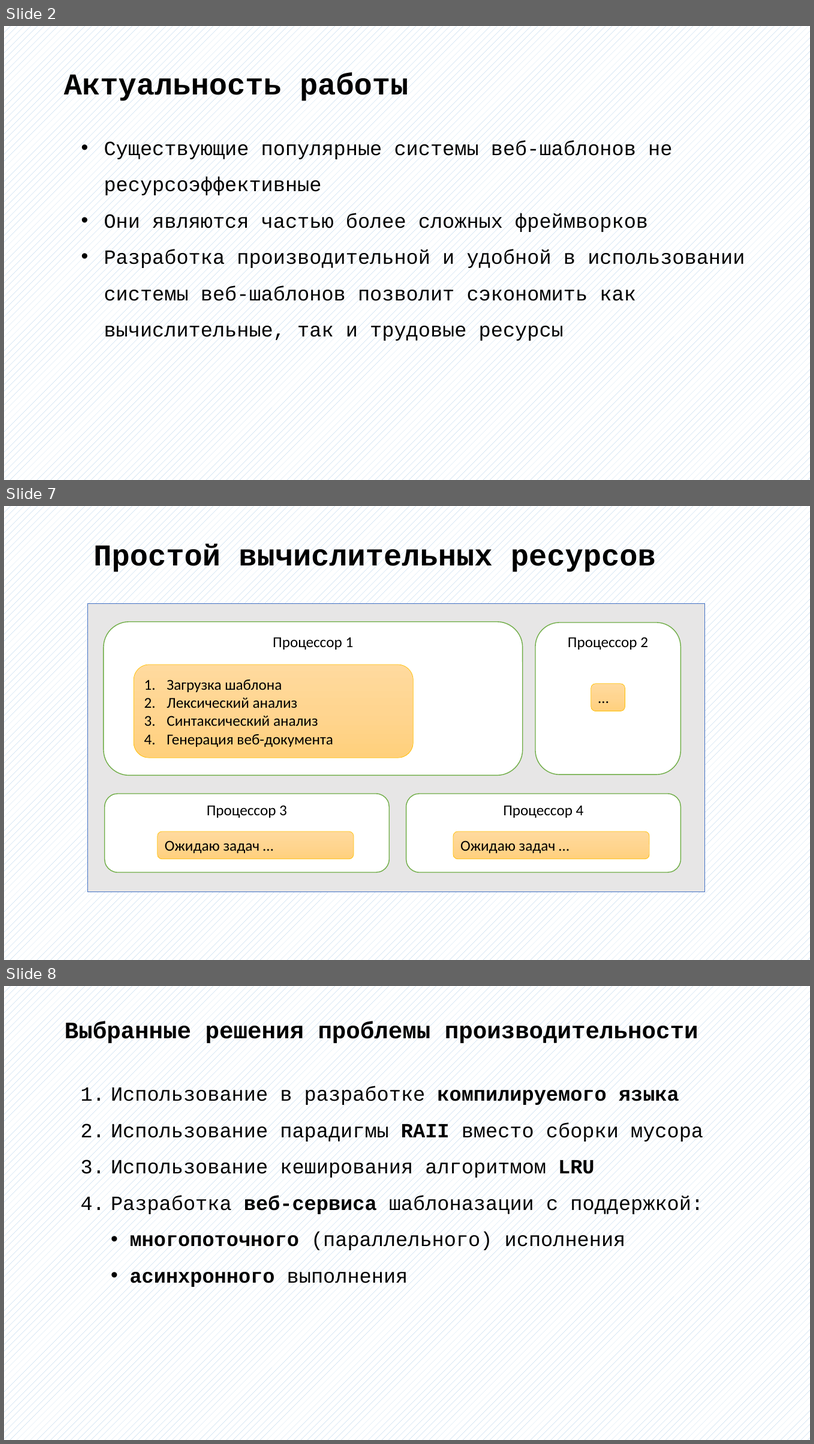
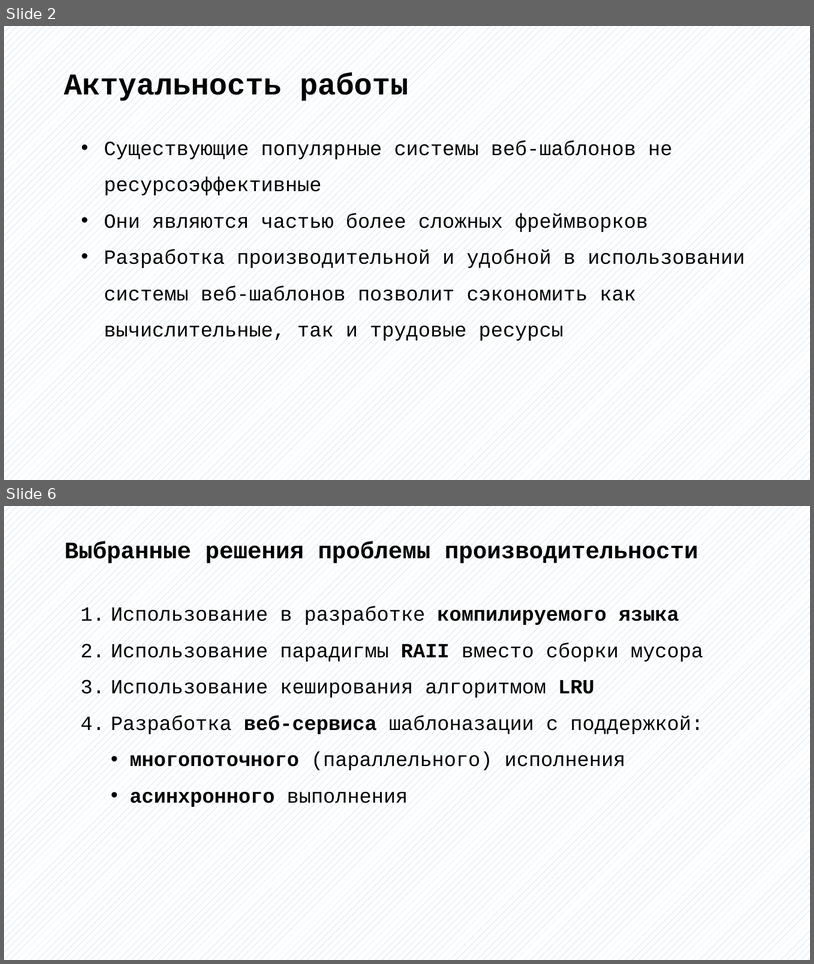
Before and after one commit to bobs4462/tachyon, a slide deck: docs/Презентация ВКР.pptx. Shown one above the other, each under a label of ours: slides 2, 7 and 8 before the commit, slides 2 and 6 after it; the slides between them are not shown. The pictures are 814x1444 and 814x964 pixels, drawn with LibreOffice and Linux fonts; fonts in the diff are those of the drawing. Boxes give left, top, right and bottom in pixels: in the first picture for what was removed or moved away, otherwise in the second. Text is boxed around its words. In the diff, an @@ line names an element or a change of style, - is before the commit and + after.

```diff
--- a/docs/Презентация ВКР.pptx
+++ b/docs/Презентация ВКР.pptx
@@ slide 7 removed at (4, 506, 810, 960), background pattern #9DC3E6 on #FFFFFF @@
@@ text removed at (93, 544, 656, 574) @@
-Простой вычислительных ресурсов
@@ group removed at (87, 603, 705, 891): 8 rounded rectangles, 1 rectangle @@
-Процессор 1
-Процессор 2
-Процессор 3
-Процессор 4
-1. Загрузка шаблона
-2. Лексический анализ
-3. Синтаксический анализ
-4. Генерация веб-документа
-Ожидаю задач …
-Ожидаю задач …
-…
@@ what was slide 8 is now slide 6 @@
```
Also in this commit, not shown: 4 slides changed, 1 other slide removed, 1 other file.
